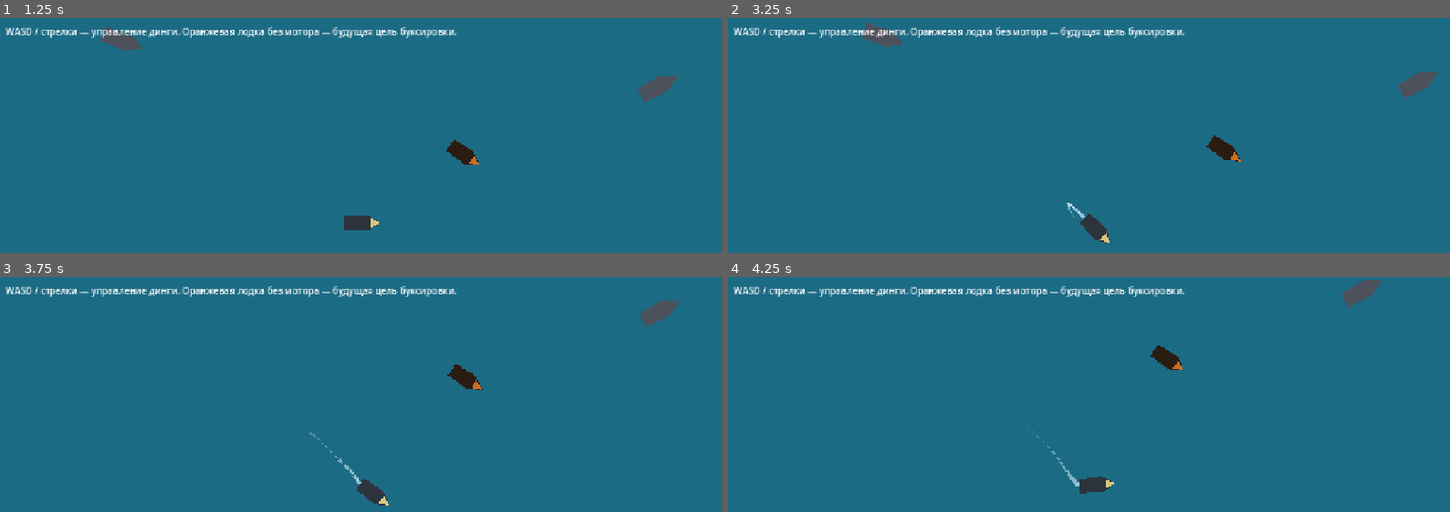
Above: before the commit, frames 1-4 (two rows, left to right).
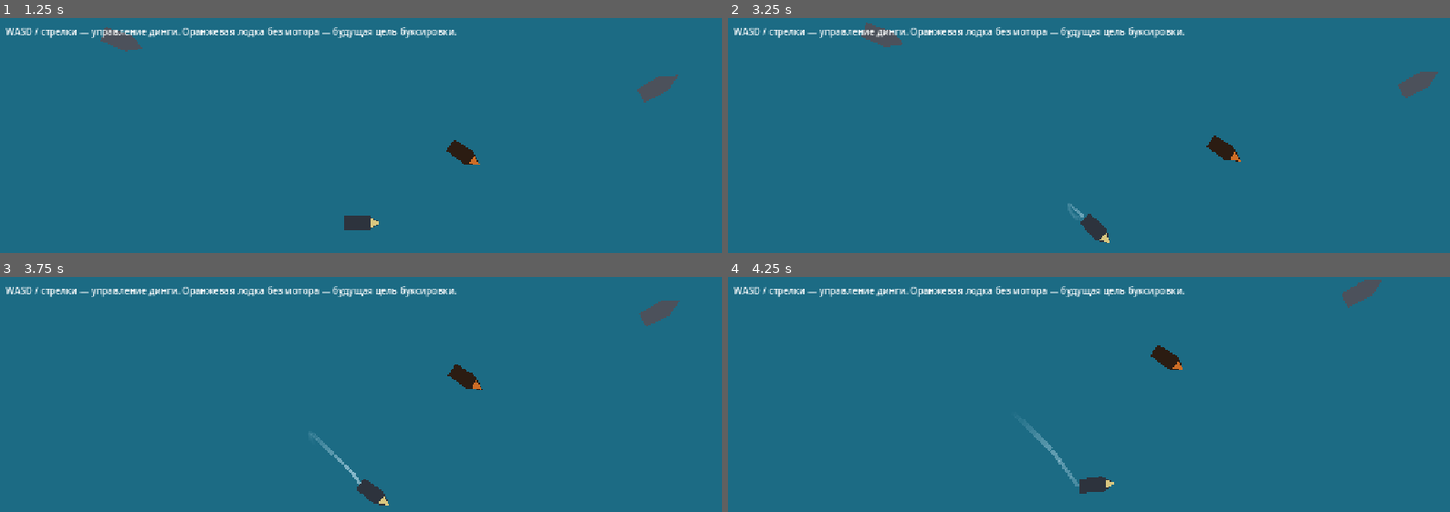
Above: after the commit, the same moments.

Repository: imchrm/bring-dimitrii-luperon
Game: Godot game, scene res://scenes/world/luperon.tscn
The game is run twice, just before and just after one commit, with the same random seed, the same clock (stepped at 60 frames per second) and the same inputs.
Inputs:
- Up to frame 1 (1.25 s): tap Enter at 0.5 s; hold D (steer_right) from 0.53 s (still down)
- Up to frame 2 (3.25 s): tap Space at 1.25 s; release D (steer_right) at 1.28 s; hold S (reverse) 1.28-2.03 s; hold D (steer_right) 2.03-2.78 s; hold W (thrust) from 2.78 s (still down)
- Up to frame 3 (3.75 s): release W (thrust) at 3.53 s; hold A (steer_left) from 3.53 s (still down)
- Up to frame 4 (4.25 s): keep holding A (steer_left)

Frame 1 is identical in both runs. In frame 2, less than 0.1% of the frame differs, in the area x 46-50%, y 78-86%; in frame 3, less than 0.1%; in frame 4, 0.2%, in the area x 41-49%, y 62-90%.

Commit message:
WakeTrail: spread and fade marks like a real wake
When the dinghy stopped, the trail looked like a dying jet exhaust: with
no distance growth, age dominated, the tail vanished first and every
mark shrank to its centre; while braking, marks spawned on a fixed time
interval piled up into a bright clump at the stern.

- Marks no longer shrink. Width across the hull grows up to 'spread'
  (default 2.5x) as the mark fades; length along the hull is constant;
  only alpha fades (static mark_scale).
- Mark strength is fixed at birth from speed (static strength_for_speed):
  full at full_wake_speed (200 px/s); slower marks get lower alpha and a
  smaller size down to min_size_scale.
- Trail length limit (192 px) is unchanged and still verified.

Co-Authored-By: Claude Opus 5.5 <noreply@anthropic.com>
Claude-Session: https://claude.ai/code/session_01NyPWaBe8ZHhSeU6k75QsdG

Diff:
--- a/scripts/effects/wake_trail.gd
+++ b/scripts/effects/wake_trail.gd
@@ -12,10 +12,16 @@
 ## повёрнут по НОСУ корпуса, а не по траектории: в повороте видно, насколько
 ## корпус развёрнут относительно направления движения (снос боком).
 ##
-## Метка уменьшается и бледнеет по двум причинам сразу — возраст (lifetime)
-## и удалённость от лодки вдоль следа (max_length); берётся большая из двух
-## долей. Так след никогда не длиннее max_length, а на малом ходу короче,
-## и метки исчезают плавно, без обрезки "на полуслове".
+## Как настоящий кильватерный след, метка не сжимается, а РАСХОДИТСЯ и
+## растворяется: ширина поперёк корпуса растёт до spread раз, длина вдоль
+## корпуса не меняется, гаснет только альфа. Доля "жизни" (fade) — худшая из
+## двух: по возрасту (lifetime) и по удалённости от лодки вдоль следа
+## (max_length). Так след никогда не длиннее max_length и не "втягивается"
+## в корму, когда лодка встала, а тает на месте.
+##
+## Сила метки (strength) фиксируется при рождении по скорости: полная при
+## full_wake_speed, слабее на малом ходу (меньше альфа и размер). Тормозящая
+## лодка оставляет всё более слабые метки — без яркого сгустка у кормы.
 
 ## Длина следа вдоль траектории, px. По умолчанию — 3 длины корпуса динги (64).
 @export_range(0.0, 1000.0, 1.0) var max_length: float = 192.0
@@ -27,22 +33,31 @@
 @export_range(0.0, 100.0, 0.5) var min_speed: float = 8.0
 ## Точка появления меток в локальных координатах родителя (корма).
 @export var emit_offset: Vector2 = Vector2(-30.0, 0.0)
-## Размер свежей метки, px: x — вдоль корпуса, y — поперёк.
+## Размер свежей метки на полном ходу, px: x — вдоль корпуса, y — поперёк.
 @export var mark_size: Vector2 = Vector2(12.0, 5.0)
-## Цвет свежей метки; альфа уменьшается вместе с размером.
+## Цвет свежей метки на полном ходу; альфа гаснет с fade и strength.
 @export var mark_color: Color = Color(0.85, 0.95, 1.0, 0.65)
+## Во сколько раз ширина метки (y) вырастает к концу жизни.
+@export_range(1.0, 10.0, 0.1) var spread: float = 2.5
+## Скорость, при которой метка рождается с полной силой, px/s.
+@export_range(1.0, 1000.0, 1.0) var full_wake_speed: float = 200.0
+## Масштаб размера метки при нулевой силе (на малом ходу); 1 — не зависит.
+@export_range(0.0, 1.0, 0.05) var min_size_scale: float = 0.5
 
 
 ## Одна метка следа.
 class Mark:
 	var position: Vector2
 	var rotation: float
+	## Сила при рождении, [0, 1]; зависит от скорости лодки.
+	var strength: float
 	var age: float = 0.0
 	var fade: float = 1.0
 
-	func _init(at: Vector2, heading: float) -> void:
+	func _init(at: Vector2, heading: float, wake_strength: float) -> void:
 		position = at
 		rotation = heading
+		strength = wake_strength
 
 
 var _source: Node2D
@@ -79,7 +94,8 @@
 		_spawn_timer = 0.0
 		_last_spawn_check_point = _head
 		if speed >= min_speed:
-			_marks.append(Mark.new(_head, _source.global_rotation))
+			var strength: float = WakeTrail.strength_for_speed(speed, full_wake_speed)
+			_marks.append(Mark.new(_head, _source.global_rotation, strength))
 
 	_update_marks(_head, delta)
 	queue_redraw()
@@ -89,8 +105,9 @@
 	var half: Vector2 = mark_size * 0.5
 	for mark: Mark in _marks:
 		var color: Color = mark_color
-		color.a *= mark.fade
-		draw_set_transform(mark.position, mark.rotation, Vector2(mark.fade, mark.fade))
+		color.a *= mark.fade * mark.strength
+		var scale_xy: Vector2 = WakeTrail.mark_scale(mark.fade, mark.strength, spread, min_size_scale)
+		draw_set_transform(mark.position, mark.rotation, scale_xy)
 		draw_rect(Rect2(-half, mark_size), color)
 	draw_set_transform(Vector2.ZERO, 0.0, Vector2.ONE)
 
@@ -126,3 +143,19 @@
 	if max_age <= 0.0 or length_limit <= 0.0:
 		return 0.0
 	return clampf(1.0 - maxf(age / max_age, distance / length_limit), 0.0, 1.0)
+
+
+## Сила метки по скорости при рождении, [0, 1]: линейно до full_speed.
+static func strength_for_speed(speed: float, full_speed: float) -> float:
+	if full_speed <= 0.0:
+		return 1.0
+	return clampf(speed / full_speed, 0.0, 1.0)
+
+
+## Масштаб метки (x — вдоль корпуса, y — поперёк). Базовый масштаб растёт
+## с силой от min_scale до 1; ширина дополнительно расходится от 1 до
+## spread_max по мере угасания (fade: 1 -> 0). Длина от fade не зависит.
+static func mark_scale(fade: float, strength: float, spread_max: float, min_scale: float) -> Vector2:
+	var base: float = lerpf(min_scale, 1.0, strength)
+	var widen: float = lerpf(spread_max, 1.0, fade)
+	return Vector2(base, base * widen)
Not shown, changed: docs/ARCHITECTURE.md
Not shown, changed: docs/CHANGELOG.md
